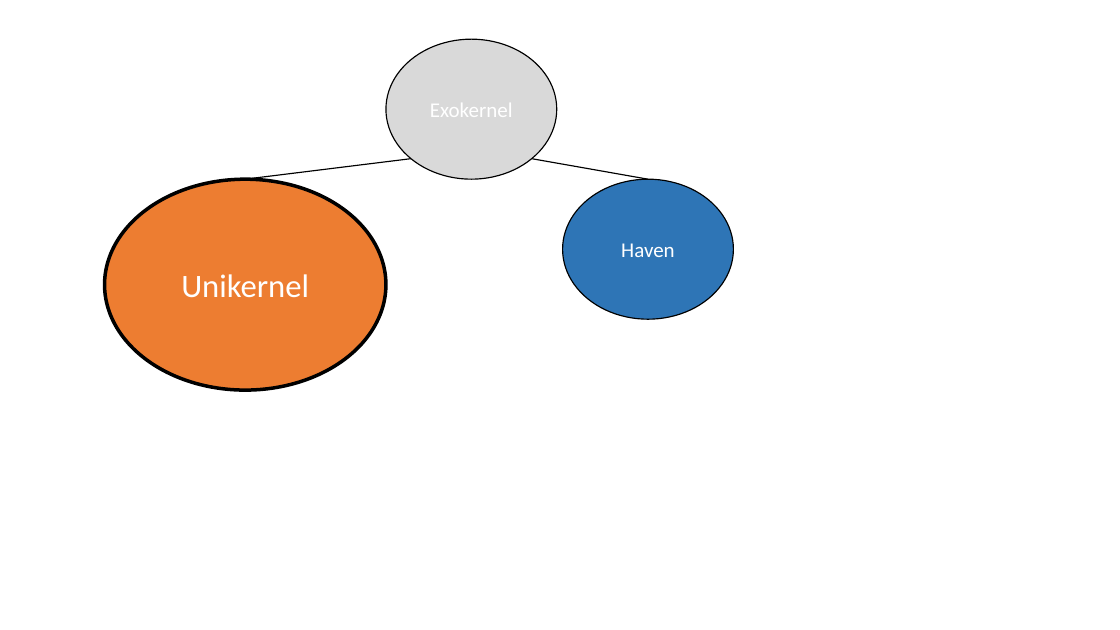
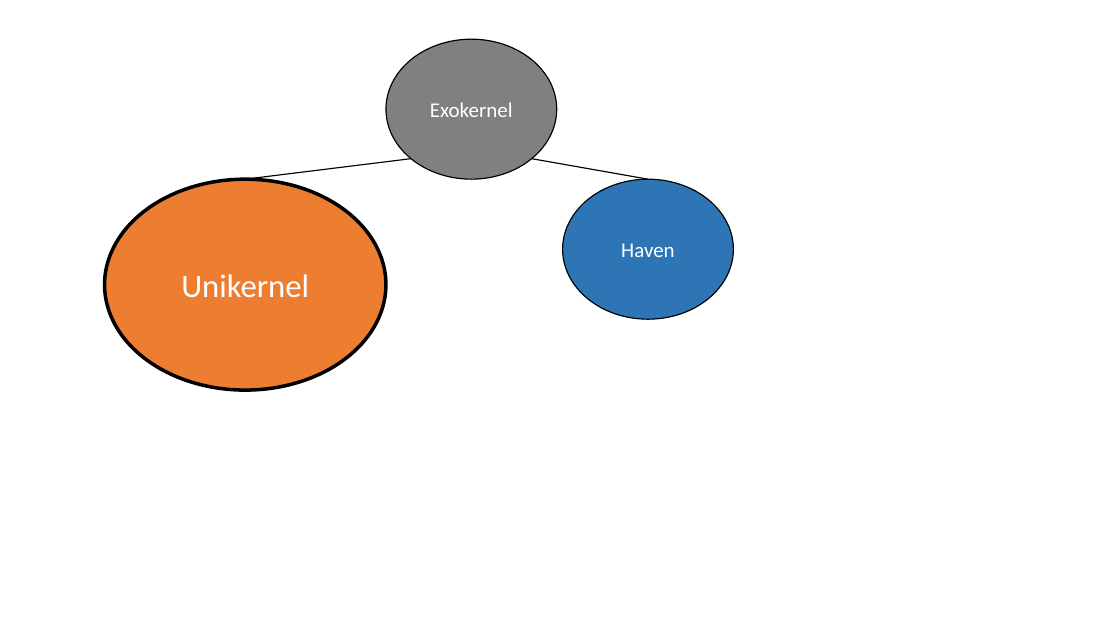
Before and after one commit to aghosn/CandidacyPresentation, a slide deck: slide 9 of old/Figures/figExo.pptx. Drawn at 1120x630 pixels with LibreOffice and Linux fonts; fonts in the diff are those of the drawing. Boxes give left, top, right and bottom in pixels: in the first picture for what was removed or moved away, otherwise in the second. Text is boxed around its words. In the diff, an @@ line names an element or a change of style, - is before the commit and + after.

```diff
--- a/old/Figures/figExo.pptx
+++ b/old/Figures/figExo.pptx
@@ ellipse "Exokernel" at (386,39,556,180): fill #D9D9D9 to #808080 @@
```
Also in this commit, not shown: 7 other slides changed, 1 other file.
